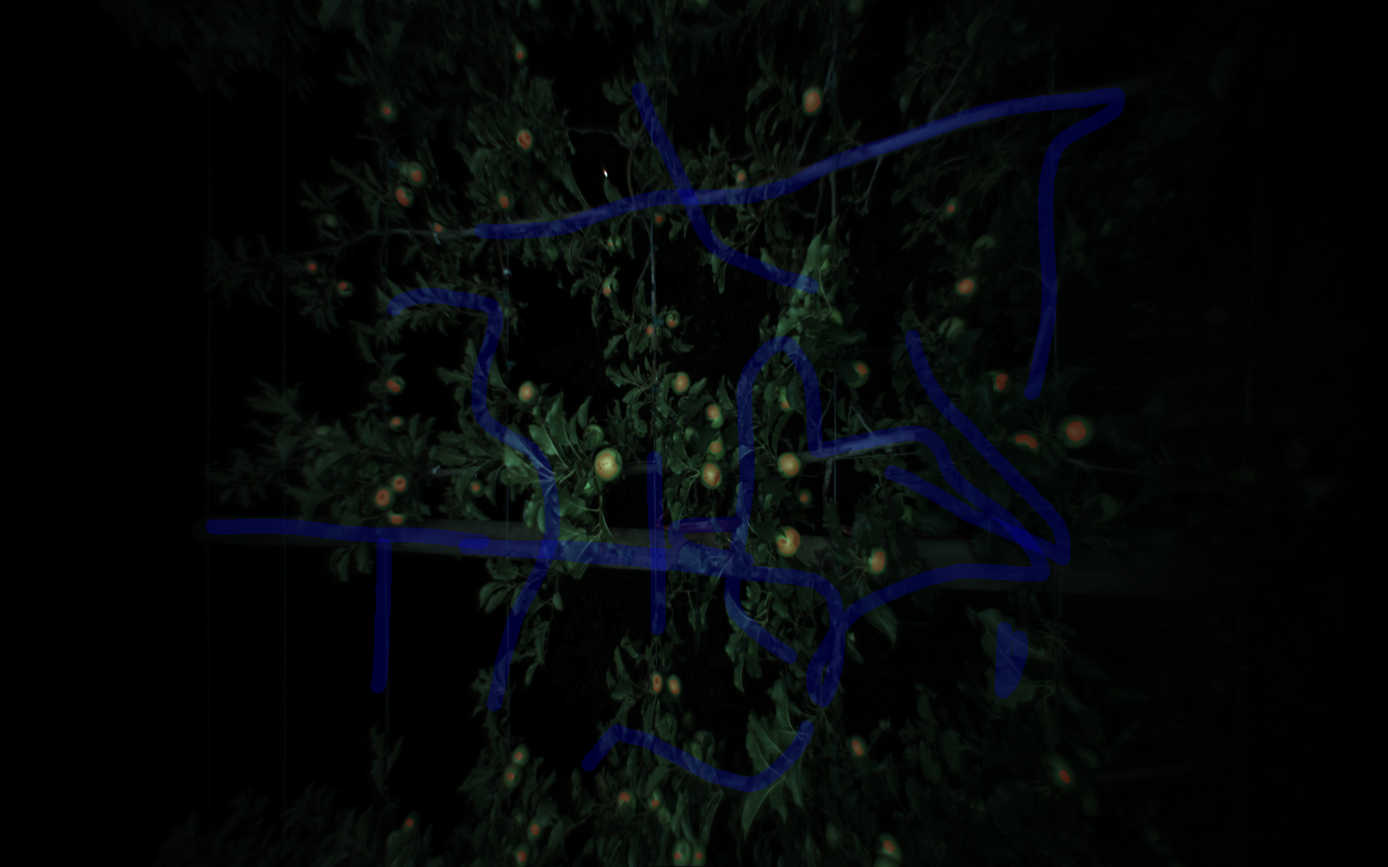
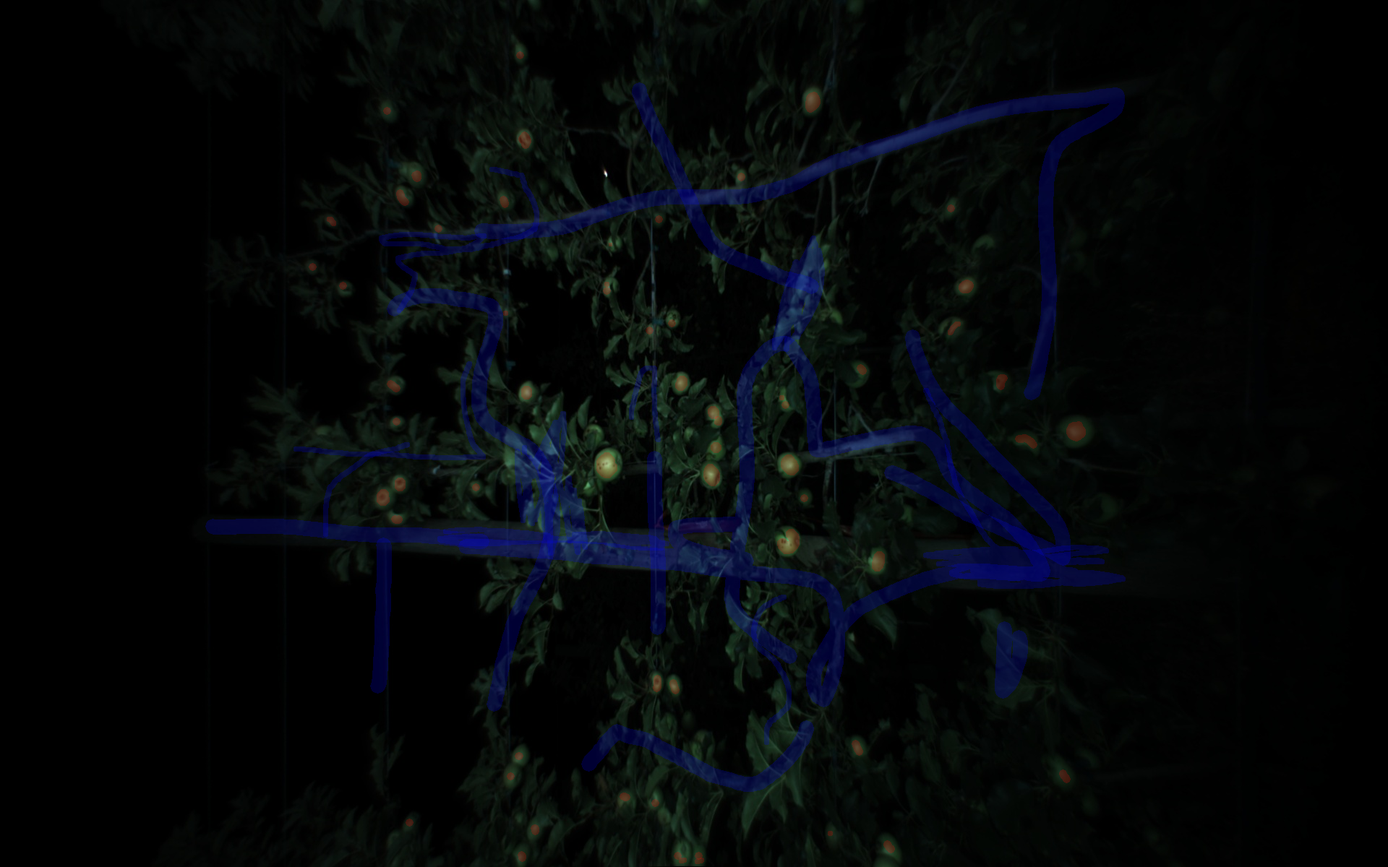
Layer changes from the first 1388 x 867 image to the second:
painted on "Other" over [293, 166, 1126, 746]
painted on "Apple" over [326, 216, 961, 865]
